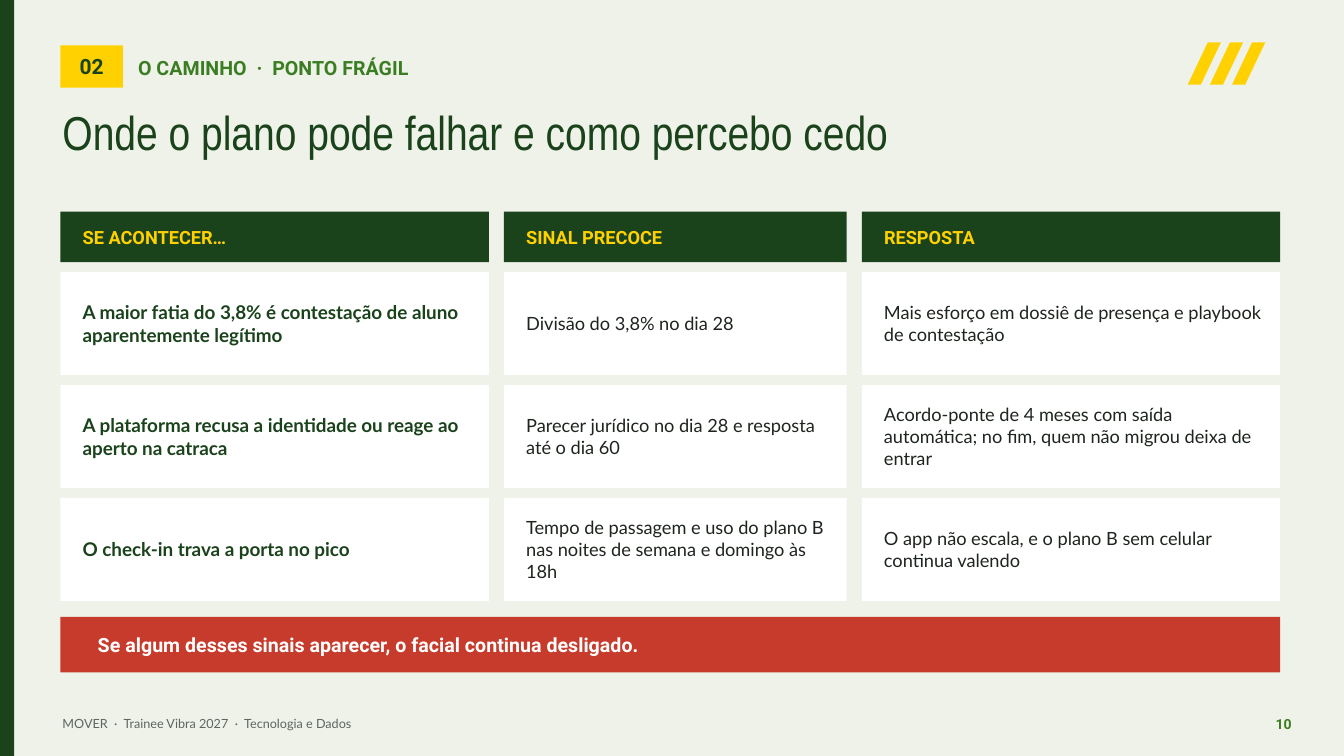
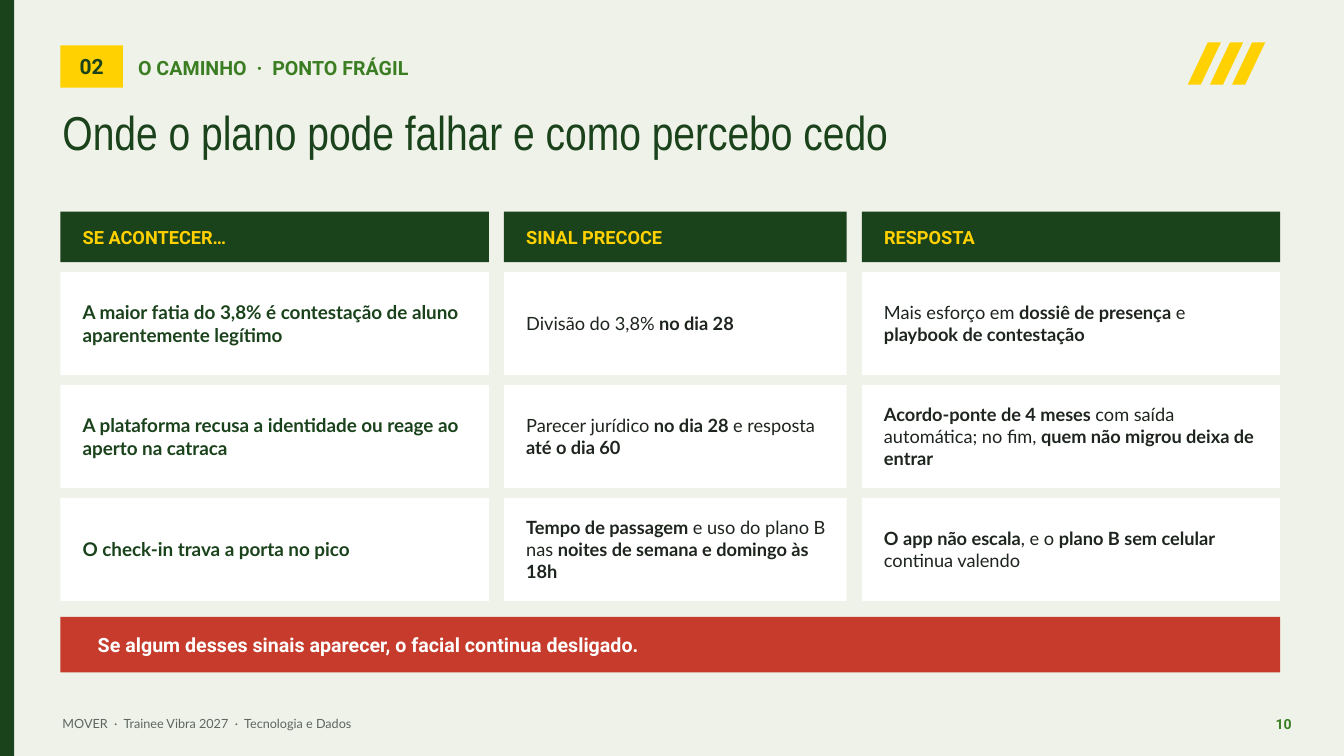
Before and after one commit to kauanchristofaro/Painel-Vibra-MOVER, a slide deck: slide 10 of MOVER_Apresentacao_Trainee_Vibra_v13.pptx. Drawn at 1344x756 pixels with LibreOffice and Linux fonts; fonts in the diff are those of the drawing. Boxes give left, top, right and bottom in pixels: in the first picture for what was removed or moved away, otherwise in the second. Text is boxed around its words. In the diff, an @@ line names an element or a change of style, - is before the commit and + after.

```diff
--- a/MOVER_Apresentacao_Trainee_Vibra_v13.pptx
+++ b/MOVER_Apresentacao_Trainee_Vibra_v13.pptx
@@ text "Divisão do 3,8% no dia ..." at (526, 316, 734, 333): bold on in "no dia 28" @@
@@ text "Mais esforço em dossiê de ..." at (884, 305, 1186, 345): bold on in "dossiê de presença playbook de contestação" @@
@@ text "Parecer jurídico no dia 28 ..." at (526, 418, 815, 454): bold on in "no dia 28 até o dia 60" @@
@@ text "Acordo-ponte de 4 meses com ..." at (884, 407, 1254, 465): bold on in "Acordo-ponte de 4 meses quem não migrou ..." @@
@@ text "Tempo de passagem e uso ..." at (526, 520, 826, 578): bold on in "Tempo de passagem noites de semana e ..." @@
@@ text "O app não escala, e ..." at (884, 531, 1216, 567): bold on in "O app não escala, plano B sem ..." @@
```
Also in this commit, not shown: 13 other slides changed.
